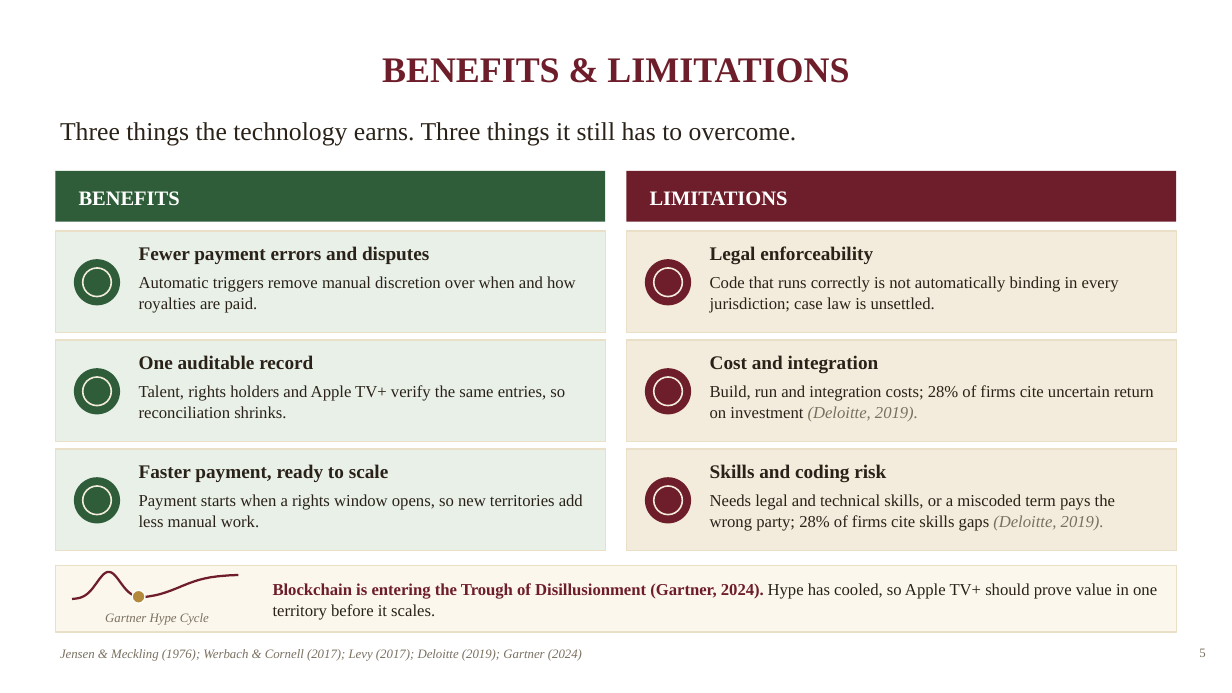
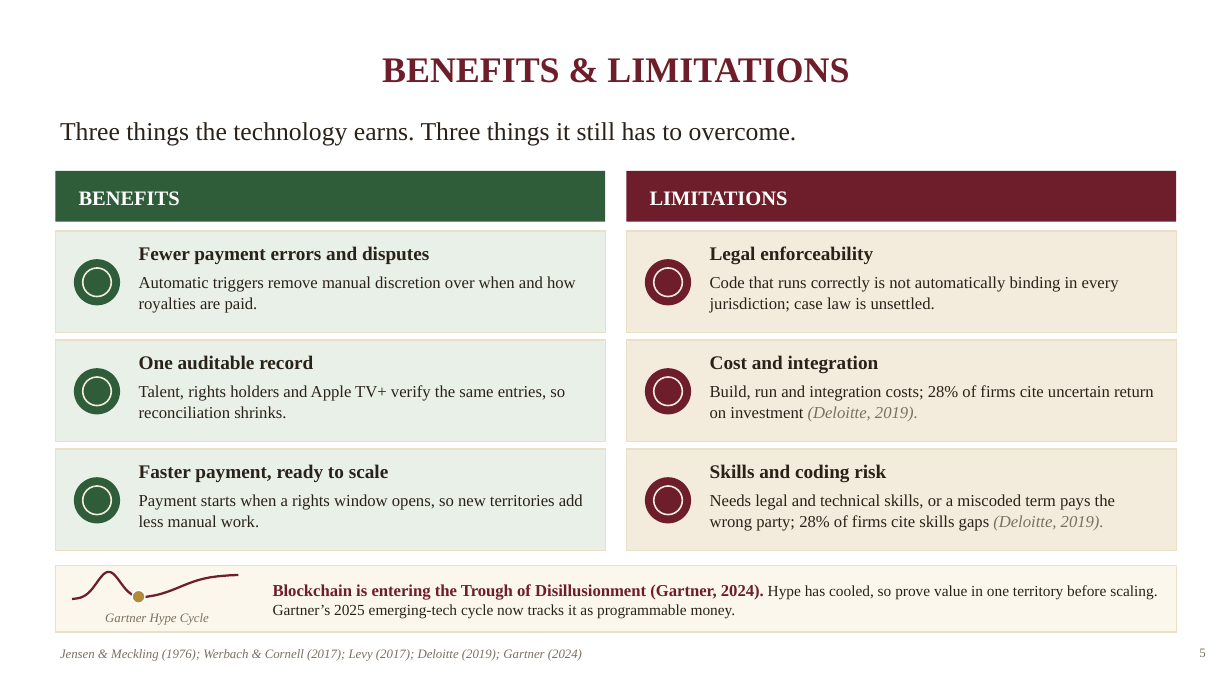
Before and after one commit to karanrg22-svg/skill, a slide deck: slide 5 of Ledger_of_Record_updated.pptx. Drawn at 1232x693 pixels with LibreOffice and Linux fonts; fonts in the diff are those of the drawing. Boxes give left, top, right and bottom in pixels: in the first picture for what was removed or moved away, otherwise in the second. Text is boxed around its words. In the diff, an @@ line names an element or a change of style, - is before the commit and + after.

```diff
--- a/Ledger_of_Record_updated.pptx
+++ b/Ledger_of_Record_updated.pptx
@@ text at (273, 584, 1157, 619): text changed; size 13 to 12 pt @@
-Blockchain is entering the Trough of Disillusionment (Gartner, 2024). Hype has cooled, so Apple TV+ should prove value in one territory before it scales.
+Blockchain is entering the Trough of Disillusionment (Gartner, 2024). Hype has cooled, so prove value in one territory before scaling. Gartner’s 2025 emerging-tech cycle now tracks it as programmable money.
```
Also in this commit, not shown: 2 other slides changed.
